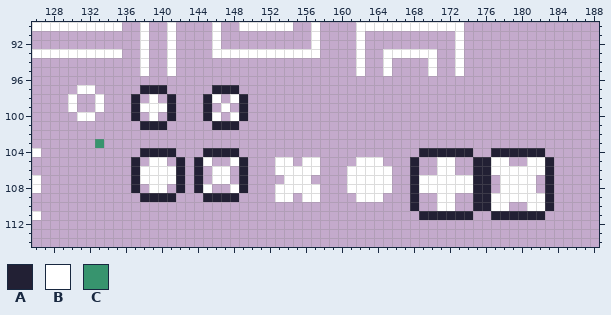
Edited in one commit: pixel-art file (assets/worksheet8x8.ase). This is how it looked before the edit.
256x256 pixels, 1 frame. Shown: x 126..188, y 90..114.
Palette (. is transparent): A #222034  B #ffffff  C #37946e
Pixels before, first column x 126:
 90 BBBBBBBBBB..B..B....B..BBBBBB..B....BBBBBBBBBBBB..........
 91 ............B..B....B..........B....B..........B..........
 92 ............B..B....B..........B....B..........B..........
 93 BBBBBBBBBB..B..B....BBBBBBBBBBBB....B..BBBBBB..B..........
 94 ............B..B....................B..B....B..B..........
 95 ............B..B....................B..B....B..B..........
 96 ..........................................................
 97 .....BB.....AAA.....AAA...................................
 98 ....B..B...A.B.A...AB.BA..................................
 99 ....B..B...ABBBA...A.B.A..................................
100 .....BB....A.B.A...AB.BA..................................
101 ............AAA.....AAA...................................
102 ..........................................................
103 .......C..................................................
104 B...........AAAA...AAAA....................AAAAAA..AAAAAA.
105 ...........A.BB.A.AB..BA...BB.BB....BBB...A..BB..AABB..BBA
106 ...........ABBBBA.A.BB.A...BBBBB...BBBBB..A..BB..AABBBBBBA
107 B..........ABBBBA.A.BB.A....BBB....BBBBB..ABBBBBBAA.BBBB.A
108 B..........A.BB.A.AB..BA...BBBBB...BBBBB..ABBBBBBAA.BBBB.A
109 ............AAAA...AAAA....BB.BB....BBB...A..BB..AABBBBBBA
110 ..........................................A..BB..AABB..BBA
111 B..........................................AAAAAA..AAAAAA.
After:
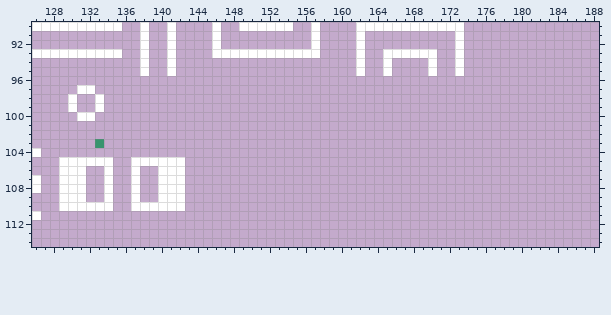
What changed:
Changed rows in their new state; - is an unchanged pixel.
first column x 129:
 97 ---------...-----...-----------------------------------
 98 --------.-.-.---..-..----------------------------------
 99 --------.....---.-.-.----------------------------------
100 --------.-.-.---..-..----------------------------------
101 ---------...-----...-----------------------------------
104 ---------....---....--------------------......--......-
105 BBBBBB--BB--BB-..--..---..-..----...---.--..--....--...
106 BBB--B--B..--B-.-..-.---.....---.....--.--..--.........
107 BBB--B--B..--B-.-..-.----...----.....--.........-....-.
108 BBB--B--B-.-BB-..--..---.....---.....--.........-....-.
109 BBB--B--B..BBB--....----..-..----...---.--..--.........
110 BBBBBB--BBBBBB-------------------------.--..--....--...
111 ----------------------------------------......--......-
